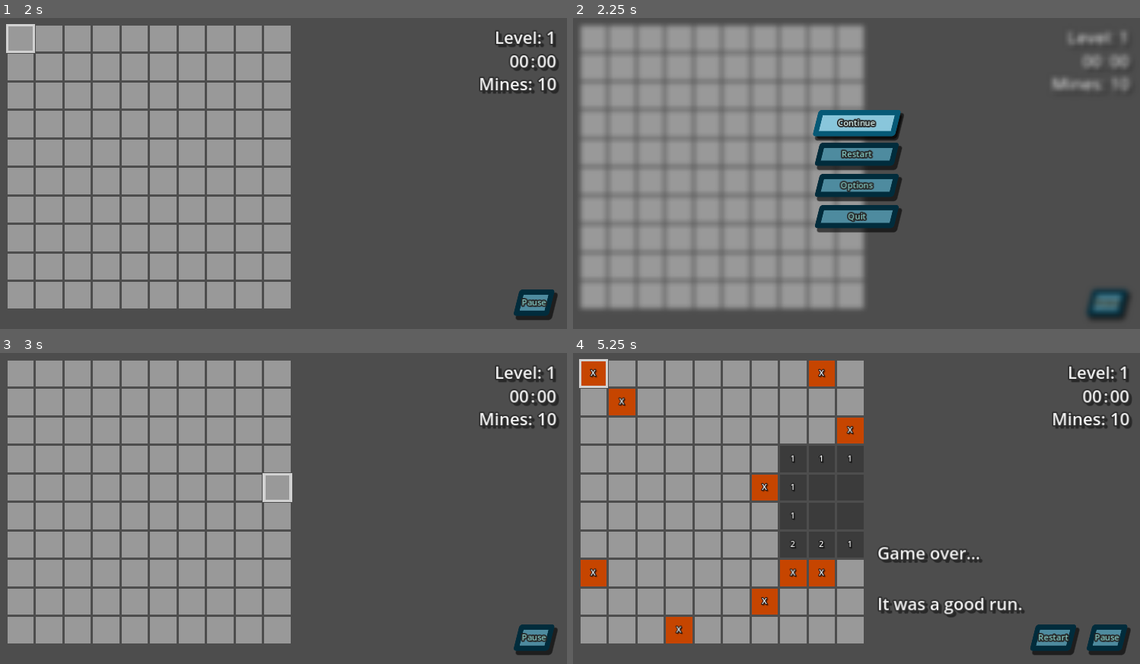
Above: before the commit, frames 1-4 (two rows, left to right).
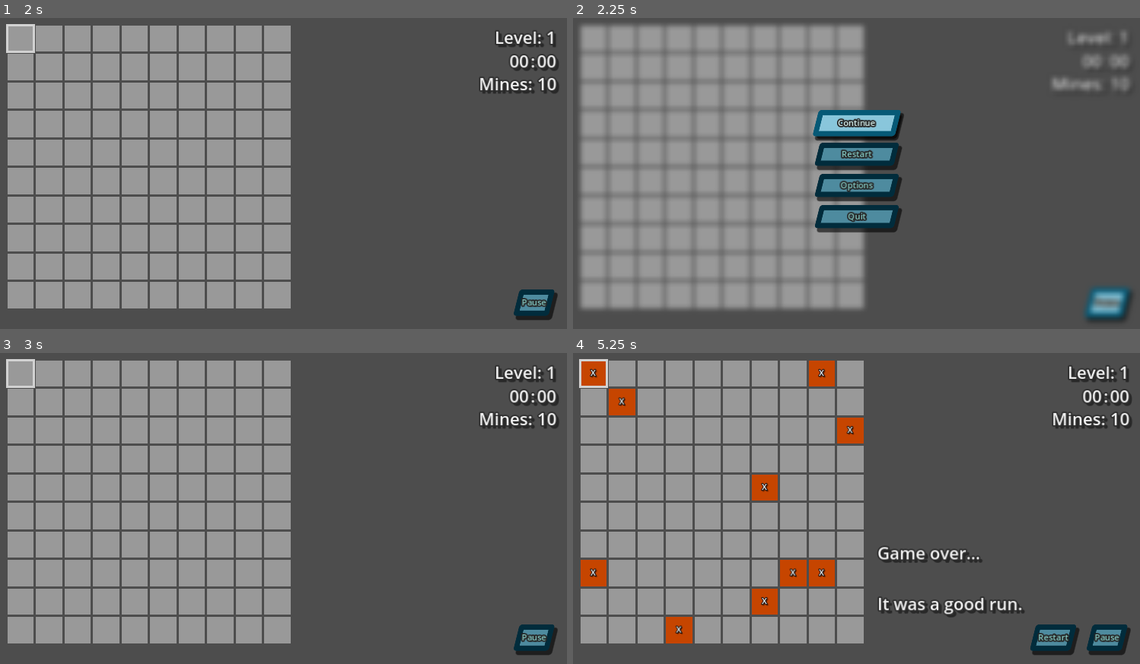
Above: after the commit, the same moments.

Repository: ClovCG/mine-project
Game: Godot game, scene res://Scenes/game.tscn
Two runs of this game, one before a commit and one after it. Both use one fixed random seed, a clock stepped at 60 frames per second and the inputs below.
Inputs (mouse positions are in pixels of both pictures, inside the frame that each line leads up to):
- Up to frame 1 (2 s): tap Enter at 0.5 s; move the mouse to (22, 39) at 0.52 s; tap E (accept) at 0.6 s; click (22, 39) at 0.67 s; click "Restart" at 1.25 s
- Up to frame 2 (2.25 s): click "Pause" at 2 s
- Up to frame 3 (3 s): click "Restart" at 2.75 s
- Up to frame 4 (5.25 s): tap Escape (start) at 3.5 s; move the mouse to (595, 374) at 3.52 s; tap F (set_flag) at 3.6 s; click (595, 374) at 3.67 s; click "Restart" at 4.25 s; tap E (accept) at 5, 5.1 s; move the mouse to (595, 374) at 5.02 s; click (595, 374) at 5.17 s

Frame 1 is identical in both runs. In frame 2, 0.7% of the frame differs, in the area x 90-98%, y 86-97%; in frame 3, 0.3%; in frame 4, 4.7%, in the area x 36-52%, y 29-66%.

Commit message:
Fixed input press methods. Modified README.md

Diff:
--- a/Scripts/Game/game.gd
+++ b/Scripts/Game/game.gd
@@ -17,9 +17,9 @@
 
 # Restarts the game/scene
 func restart() -> void:
-	level = level + 1 if game_state == GAME_STATE.CLEARED else 1
+	level = level + 1 if Game.game_state == Game.GAME_STATE.CLEARED else 1
 	get_tree().change_scene_to_file("res://Scenes/game.tscn")
 
 
 func update_game_state(new_game_state: GAME_STATE) -> void:
-	self.game_state = new_game_state
+	Game.game_state = new_game_state
--- a/Scripts/Level/next_level_button.gd
+++ b/Scripts/Level/next_level_button.gd
@@ -6,5 +6,5 @@
 	Game.restart()
 
 func _on_next_level_input_pressed(event: InputEvent) -> void:
-	if InputMap.event_is_action(event, Strings.INPUT_ACTION_ACCEPT) and event.is_pressed():
+	if InputMap.event_is_action(event, Strings.INPUT_ACTION_ACCEPT) and event.is_pressed() and event is not InputEventMouseButton:
 		Game.restart()
--- a/Scripts/PauseMenu/options_menu.gd
+++ b/Scripts/PauseMenu/options_menu.gd
@@ -22,7 +22,7 @@
 	controls_container.show_controls_menu()
 
 func _on_controls_input_pressed(event: InputEvent) -> void:
-	if InputMap.event_is_action(event, Strings.INPUT_ACTION_ACCEPT) and event.is_pressed():
+	if InputMap.event_is_action(event, Strings.INPUT_ACTION_ACCEPT) and event.is_pressed() and event is not InputEventMouseButton:
 		controls_container.show_controls_menu()
 
 func _on_return_to_options_pressed() -> void:
@@ -31,7 +31,7 @@
 	controls_button.grab_focus()
 
 func _on_return_to_options_input_pressed(event: InputEvent) -> void:
-	if InputMap.event_is_action(event, Strings.INPUT_ACTION_ACCEPT) and event.is_pressed():
+	if InputMap.event_is_action(event, Strings.INPUT_ACTION_ACCEPT) and event.is_pressed() and event is not InputEventMouseButton:
 		controls_container.visible = false
 		self.visible = true
 		controls_button.grab_focus()
--- a/Scripts/PauseMenu/pause_button.gd
+++ b/Scripts/PauseMenu/pause_button.gd
@@ -16,5 +16,5 @@
 	pause_menu.show_pause_menu()
 
 func _on_pause_button_input_pressed(event: InputEvent) -> void:
-	if InputMap.event_is_action(event, Strings.INPUT_ACTION_ACCEPT) and event.is_pressed():
+	if InputMap.event_is_action(event, Strings.INPUT_ACTION_ACCEPT) and event.is_pressed() and event is not InputEventMouseButton:
 		pause_menu.show_pause_menu()
--- a/Scripts/PauseMenu/pause_menu.gd
+++ b/Scripts/PauseMenu/pause_menu.gd
@@ -22,9 +22,9 @@
 
 func _unhandled_input(event: InputEvent) -> void:
 	# Handles menu pause from keyboard/gamepad inputs
-	if event.is_action_pressed(Strings.INPUT_ACTION_START) and self.visible:
+	if event.is_action_pressed(Strings.INPUT_ACTION_START) and self.visible and event is not InputEventMouseButton:
 		hide_pause_menu()
-	elif event.is_action_pressed(Strings.INPUT_ACTION_START) and !self.visible:
+	elif event.is_action_pressed(Strings.INPUT_ACTION_START) and !self.visible and event is not InputEventMouseButton:
 		show_pause_menu()
 
 func show_pause_menu() -> void:
@@ -54,7 +54,7 @@
 	hide_pause_menu()
 
 func _on_continue_input_pressed(event: InputEvent) -> void:
-	if InputMap.event_is_action(event, Strings.INPUT_ACTION_ACCEPT) and event.is_pressed():
+	if InputMap.event_is_action(event, Strings.INPUT_ACTION_ACCEPT) and event.is_pressed() and event is not InputEventMouseButton:
 		hide_pause_menu()
 
 
@@ -62,7 +62,7 @@
 	Game.restart()
 
 func _on_restart_input_pressed(event: InputEvent) -> void:
-	if InputMap.event_is_action(event, Strings.INPUT_ACTION_ACCEPT) and event.is_pressed():
+	if InputMap.event_is_action(event, Strings.INPUT_ACTION_ACCEPT) and event.is_pressed() and event is not InputEventMouseButton:
 		Game.restart()
 
 
@@ -70,7 +70,7 @@
 	options_container.show_options_menu()
 
 func _on_options_input_pressed(event: InputEvent) -> void:
-	if InputMap.event_is_action(event, Strings.INPUT_ACTION_ACCEPT) and event.is_pressed():
+	if InputMap.event_is_action(event, Strings.INPUT_ACTION_ACCEPT) and event.is_pressed() and event is not InputEventMouseButton:
 		options_container.show_options_menu()
 
 func _on_return_to_menu_pressed() -> void:
@@ -79,7 +79,7 @@
 	options_button.grab_focus()
 
 func _on_return_to_menu_input_pressed(event: InputEvent) -> void:
-	if InputMap.event_is_action(event, Strings.INPUT_ACTION_ACCEPT) and event.is_pressed():
+	if InputMap.event_is_action(event, Strings.INPUT_ACTION_ACCEPT) and event.is_pressed() and event is not InputEventMouseButton:
 		options_container.visible = false
 		menu_container.visible = true
 		options_button.grab_focus()
@@ -89,5 +89,5 @@
 	get_tree().quit()
 
 func _on_quit_input_pressed(event: InputEvent) -> void:
-	if InputMap.event_is_action(event, Strings.INPUT_ACTION_ACCEPT) and event.is_pressed():
+	if InputMap.event_is_action(event, Strings.INPUT_ACTION_ACCEPT) and event.is_pressed() and event is not InputEventMouseButton:
 		get_tree().quit()
Not shown, changed: export_presets.cfg
Not shown, changed: README.md
